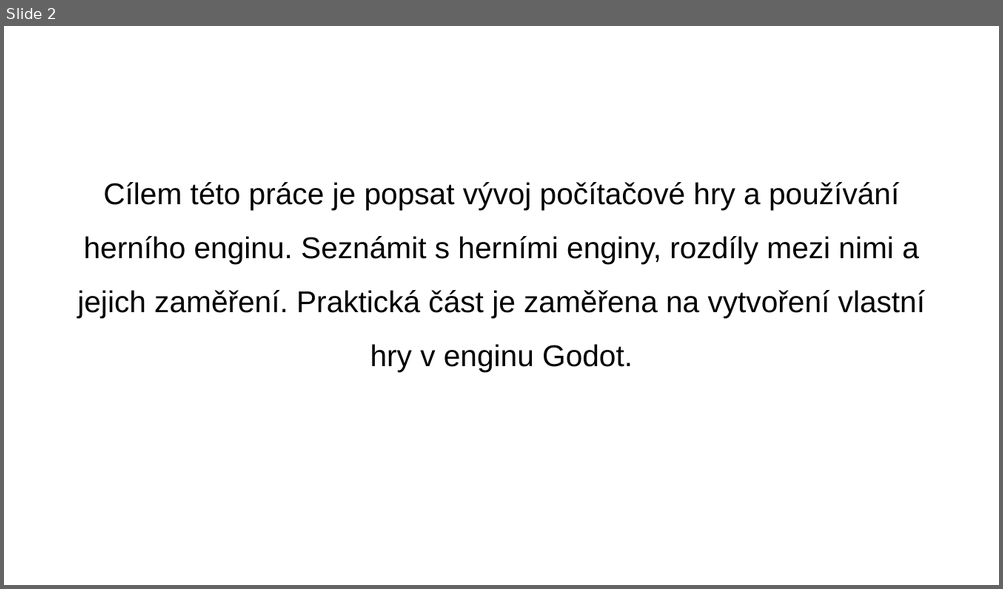
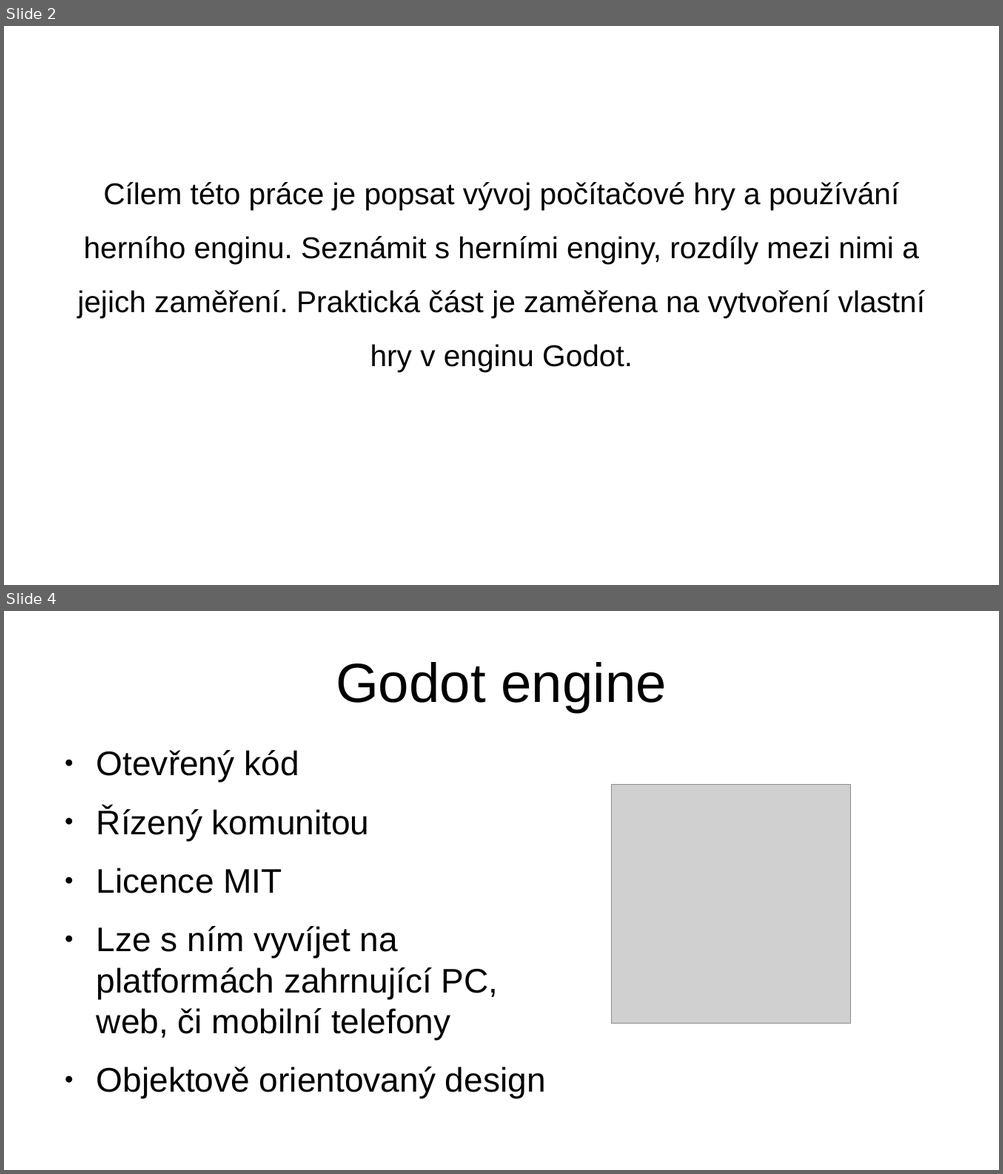
Before and after one commit to xelaxefensor/Maturitni-prace-Vyvoj-v-hernim-enginu, a slide deck: tusl_prezentace.odp. Shown one above the other, each under a label of ours: slide 2 before the commit, slides 2 and 4 after it; the slides between them are not shown. The pictures are 1003x589 and 1003x1174 pixels, drawn with LibreOffice and Linux fonts; fonts in the diff are those of the drawing; grey boxes stand for pictures. Boxes give left, top, right and bottom in pixels: in the first picture for what was removed or moved away, otherwise in the second. Text is boxed around its words. In the diff, an @@ line names an element or a change of style, - is before the commit and + after.

```diff
--- a/tusl_prezentace.odp
+++ b/tusl_prezentace.odp
@@ slide 4 added at (4,611,999,1170), background #FFFFFF @@
@@ title added at (336,662,666,712), 44 pt, text #000000 @@
+Godot engine
@@ text added at (96,750,546,1099), 27.2 pt, text #000000 @@
+● Otevřený kód
+● Řízený komunitou
+● Licence MIT
+● Lze s ním vyvíjet na platformách zahrnující PC, web, či mobilní telefony
+● Objektově orientovaný design
@@ picture added at (612,785,850,1023) @@
```
Also in this commit, not shown: 4 other slides added, 1 slide removed, 1 other file.
